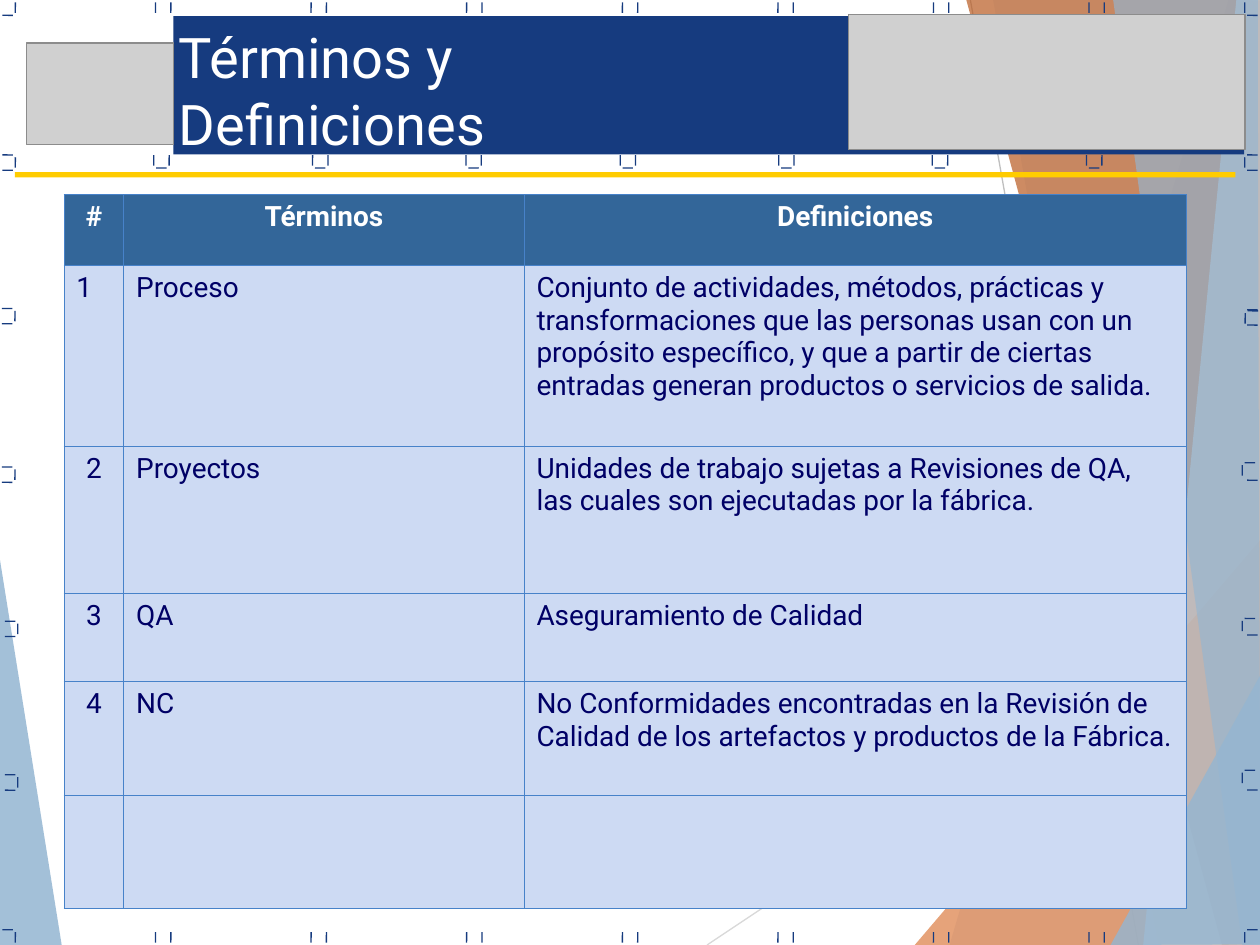
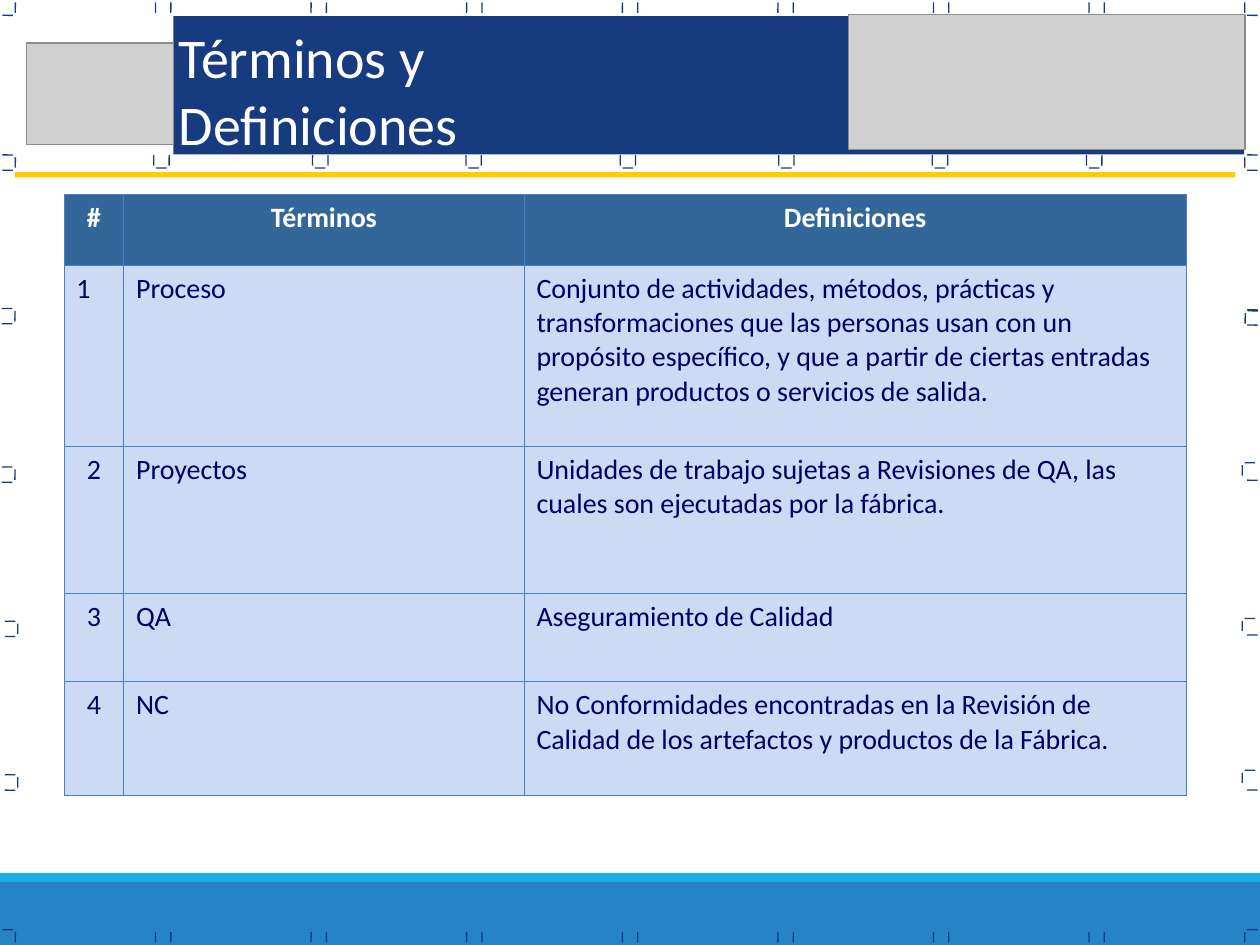
Before and after one commit to Proyecto-TopBody/TopBodySystem, a slide deck: slide 6 of Area de proceso PPQA/PAC_0.1_2015_Proceso Aseguramiento Calidad.ppt. Drawn at 1260x945 pixels with LibreOffice and Linux fonts; fonts in the diff are those of the drawing; grey boxes stand for pictures. Boxes give left, top, right and bottom in pixels: in the first picture for what was removed or moved away, otherwise in the second. Text is boxed around its words. In the diff, an @@ line names an element or a change of style, - is before the commit and + after.

```diff
--- a/Area de proceso PPQA/PAC_0.1_2015_Proceso Aseguramiento Calidad.ppt
+++ b/Area de proceso PPQA/PAC_0.1_2015_Proceso Aseguramiento Calidad.ppt
@@ text "Términos y" at bbox=[179, 39, 458, 158]: font Roboto to Calibri @@
@@ table at bbox=[64, 195, 1188, 796] @@
-row 6:  |  | 
@@ group removed at bbox=[0, 0, 1260, 945]: 8 freeform shapes, 2 lines @@
@@ rectangle added at bbox=[0, 882, 1260, 945], fill #2683C6 @@
@@ rectangle added at bbox=[0, 873, 1260, 882], fill #1CADE4 @@
```
Also in this commit, not shown: 19 other slides changed, 9 slides added, 15 slides removed, 13 other files.
